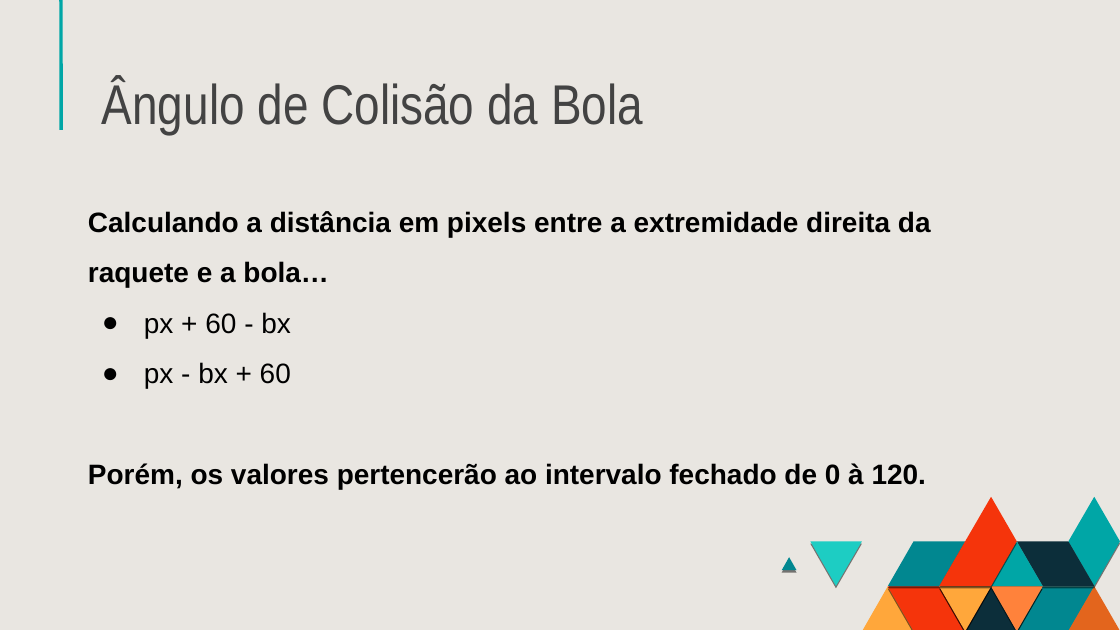
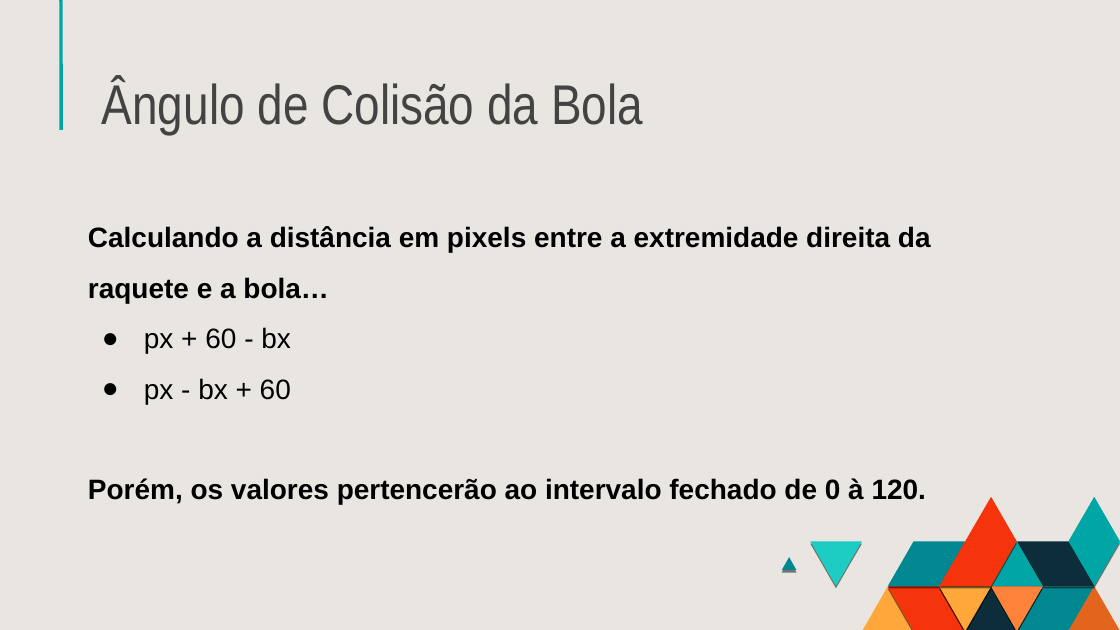
Before and after one commit to gasmartin/breakout-game, a slide deck: slide 9 of BreakoutGame.odp (slide 7 before the commit). Drawn at 1120x630 pixels with LibreOffice and Linux fonts; fonts in the diff are those of the drawing. Boxes give left, top, right and bottom in pixels: in the first picture for what was removed or moved away, otherwise in the second. Text is boxed around its words. In the diff, an @@ line names an element or a change of style, - is before the commit and + after.

```diff
--- a/BreakoutGame.odp
+++ b/BreakoutGame.odp
@@ text "Calculando a distância em pixels ...": place and size @@
-text "Calculando a distância em pixels ..." at [88, 211, 931, 489]
+text "Calculando a distância em pixels ..." at [88, 226, 931, 505]
```
Also in this commit, not shown: 2 other slides changed, 6 slides added.
